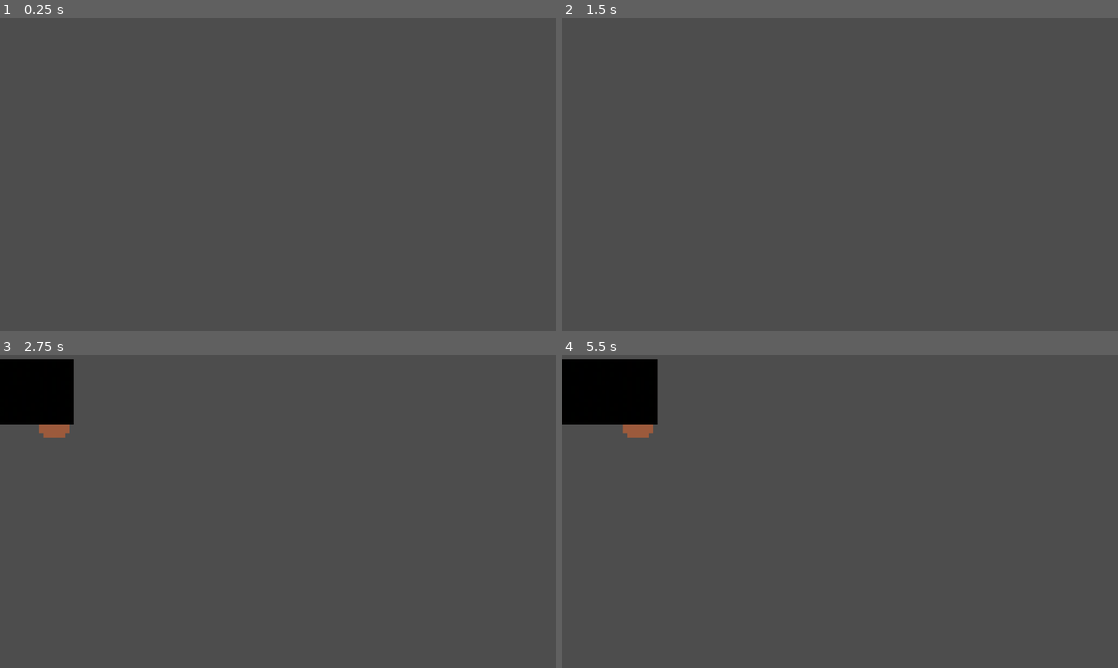
Above: before the commit, frames 1-4 (two rows, left to right).
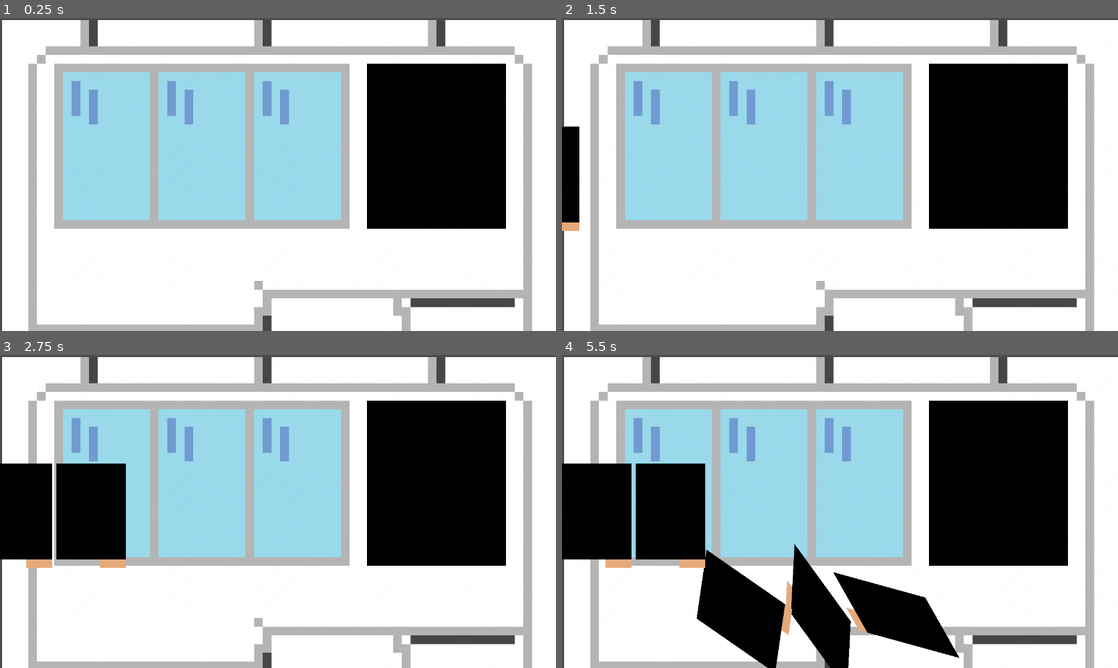
Above: after the commit, the same moments.

Repository: pancake-ninja-game/pancake-ninja
Game: Godot game, scene res://scenes/main.tscn
Same seed, same stepped clock (60 frames per second), same inputs: the game is played once before the commit and once after it.
Inputs (mouse positions are in pixels of both pictures, inside the frame that each line leads up to):
- Up to frame 1 (0.25 s): no input
- Up to frame 2 (1.5 s): tap Enter at 0.5 s; move the mouse to (962, 158) at 0.52 s; click (962, 158) at 0.67 s; tap Space at 1.25 s; move the mouse to (728, 190) at 1.27 s; click (728, 190) at 1.42 s
- Up to frame 3 (2.75 s): move the mouse to (333, 442) at 2.02 s; click (333, 442) at 2.17 s
- Up to frame 4 (5.5 s): move the mouse to (584, 392) at 2.77 s; click (584, 392) at 2.92 s; move the mouse to (1006, 558) at 3.52 s; click (1006, 558) at 3.67 s; move the mouse to (673, 464) at 4.27 s; click (673, 464) at 4.42 s; move the mouse to (562, 392) at 5.02 s; click (562, 392) at 5.17 s

The runs differ from the first frame. In frame 1, 98% of the frame differs, in the area x 0-100%, y 0-100%; in frame 2, 98%; in frame 3, 98%; in frame 4, 98%.

Commit message:
Change images and object positions

Diff:
--- a/scenes/main.tscn
+++ b/scenes/main.tscn
@@ -1,7 +1,8 @@
-[gd_scene load_steps=3 format=3 uid="uid://lvrfvxfmxneo"]
+[gd_scene load_steps=4 format=3 uid="uid://lvrfvxfmxneo"]
 
 [ext_resource type="Script" path="res://scripts/main.gd" id="1_hkq3k"]
 [ext_resource type="PackedScene" uid="uid://b8yc4mkdfxrwt" path="res://scenes/sheet.tscn" id="2_31blm"]
+[ext_resource type="Texture2D" uid="uid://b6e3i48rq6l5v" path="res://assets/stacking.png" id="3_uemen"]
 
 [node name="Node2D" type="Node2D"]
 script = ExtResource("1_hkq3k")
@@ -10,4 +11,8 @@
 [node name="Timer" type="Timer" parent="."]
 autostart = true
 
+[node name="Sprite2D" type="Sprite2D" parent="."]
+position = Vector2(645, 365)
+texture = ExtResource("3_uemen")
+
 [connection signal="timeout" from="Timer" to="." method="_on_Timer_timeout"]
--- a/scenes/sheet.tscn
+++ b/scenes/sheet.tscn
@@ -4,7 +4,7 @@
 [ext_resource type="Texture2D" uid="uid://xdyvmhsrq17" path="res://assets/sheet.png" id="2_kbd84"]
 
 [sub_resource type="RectangleShape2D" id="RectangleShape2D_81t3h"]
-size = Vector2(241, 150)
+size = Vector2(162, 220)
 
 [node name="Area2D" type="Area2D"]
 script = ExtResource("1_iu12k")
@@ -13,5 +13,5 @@
 texture = ExtResource("2_kbd84")
 
 [node name="CollisionShape2D" type="CollisionShape2D" parent="."]
-position = Vector2(0.5, -15)
+position = Vector2(-1, -10)
 shape = SubResource("RectangleShape2D_81t3h")
--- a/scripts/main.gd
+++ b/scripts/main.gd
@@ -1,8 +1,10 @@
 extends Node2D
 
 @export var sheet_scene: PackedScene
-@export var screen_width: float = 1024
-@export var screen_height: float = 300
+@export var screen_width: float = 1280
+@export var screen_height: float = 720
+
+var pancake_y_pos = 370
 
 var sheet_spacing: float = 0
 var sheet_speed: float = 200
@@ -30,7 +32,7 @@
 
 func spawn_sheet():
 	var s = sheet_scene.instantiate()
-	s.position = Vector2(-sheet_spacing, 100)
+	s.position = Vector2(-sheet_spacing, pancake_y_pos)
 	s.connect("ok_cut_detected", Callable(self, "_on_ok_cut_detected"))
 	s.connect("ng_cut_detected", Callable(self, "_on_ng_cut_detected"))
 	add_child(s)
--- a/scripts/sheet.gd
+++ b/scripts/sheet.gd
@@ -23,7 +23,7 @@
 var cut_zone: float = 0.3
 
 var is_stacked = false
-static var jr_pos: Vector2 = Vector2(800, 600)
+static var jr_pos: Vector2 = Vector2(1100, 600)
 static var jr_height: float = 0
 var target_pos: Vector2
 
Binary file changed: assets/sheet.png
Binary file added: assets/stacking.png
Not shown, added: assets/stacking.png.import
